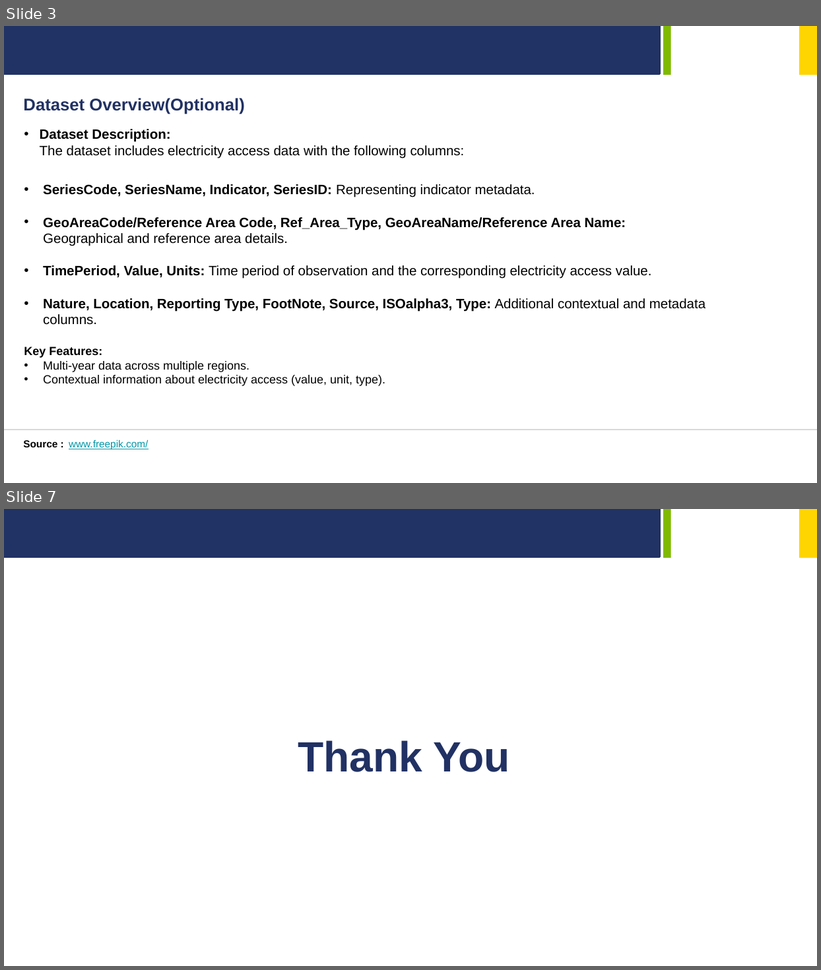
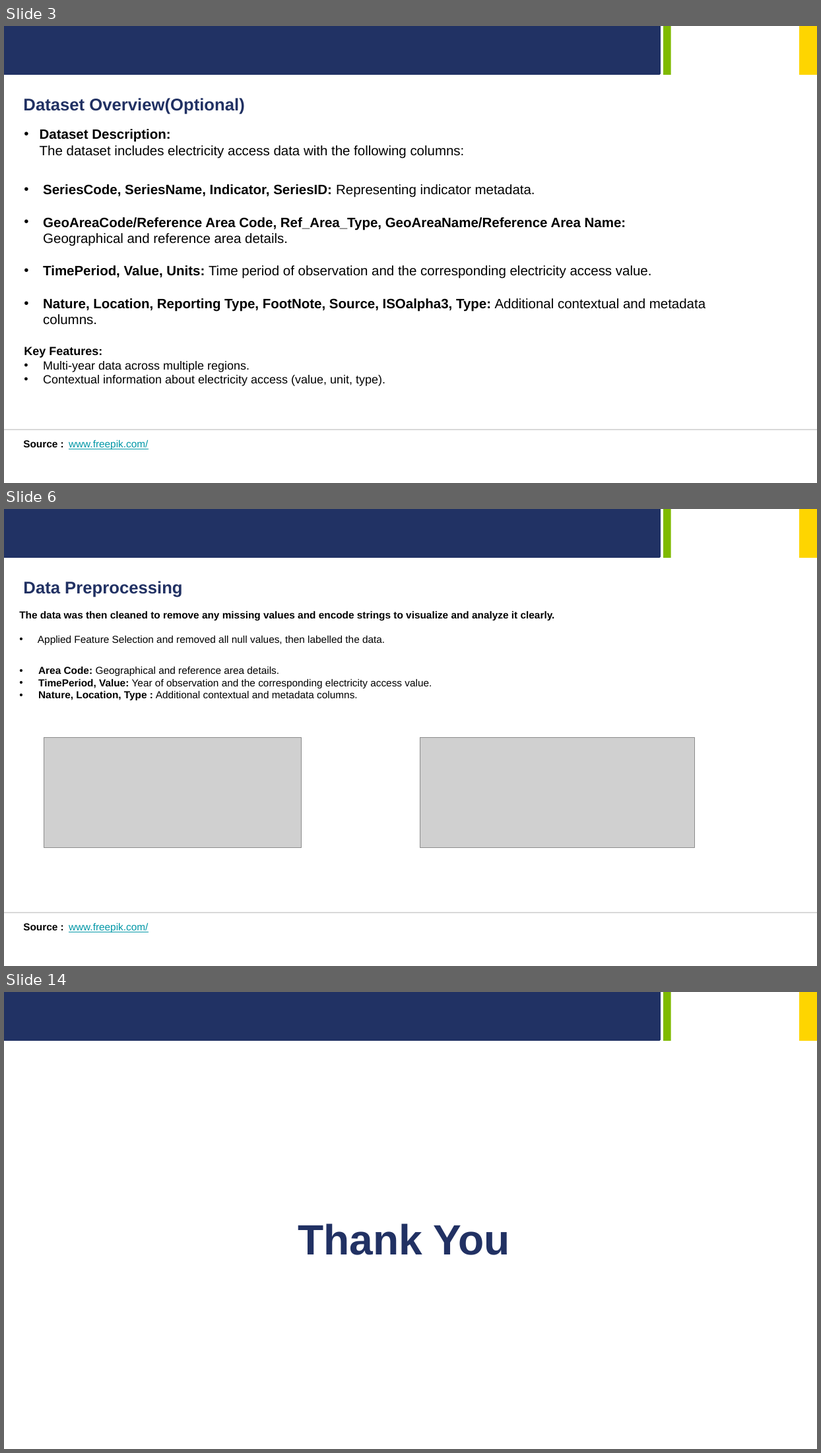
Before and after one commit to MrSaltyFish/gskillsWorkshopAI, a slide deck: finalProject/GreenSkills-AI-Case-Study.pptx. Shown one above the other, each under a label of ours: slides 3 and 7 before the commit, slides 3, 6 and 14 after it; the slides between them are not shown. The pictures are 821x970 and 821x1453 pixels, drawn with LibreOffice and Linux fonts; fonts in the diff are those of the drawing; grey boxes stand for pictures; background and template pictures are left out. Boxes give left, top, right and bottom in pixels: in the first picture for what was removed or moved away, otherwise in the second. Text is boxed around its words. In the diff, an @@ line names an element or a change of style, - is before the commit and + after.

```diff
--- a/finalProject/GreenSkills-AI-Case-Study.pptx
+++ b/finalProject/GreenSkills-AI-Case-Study.pptx
@@ slide 6 added at [4,509,817,966], background #FFFFFF; not listed: 3 template elements that a slide beside it also shows @@
@@ text added at [23,581,182,597], 20 pt, text #213163, bold @@
+Data Preprocessing
@@ text added at [19,611,555,701], 12 pt, text #000000 @@
+The data was then cleaned to remove any missing values and encode strings to visualize and analyze it clearly.
+• Applied Feature Selection and removed all null values, then labelled the data.
+• Area Code: Geographical and reference area details.
+• TimePeriod, Value: Year of observation and the corresponding electricity access value.
+• Nature, Location, Type : Additional contextual and metadata columns.
@@ picture added at [44,738,301,848] @@
@@ picture added at [420,738,694,848] @@
@@ line added from (4, 913) to (817, 913), #D9D9D9 1 pt @@
@@ text added at [23,923,57,931], 12 pt, text #000000, bold @@
+Source :
@@ text added at [69,923,148,933], 12 pt, text #0097A7, underline @@
+www.freepik.com/
@@ what was slide 7 is now slide 14 @@
```
Also in this commit, not shown: 3 slides changed, 7 other slides added, 1 slide removed, 13 other files.
